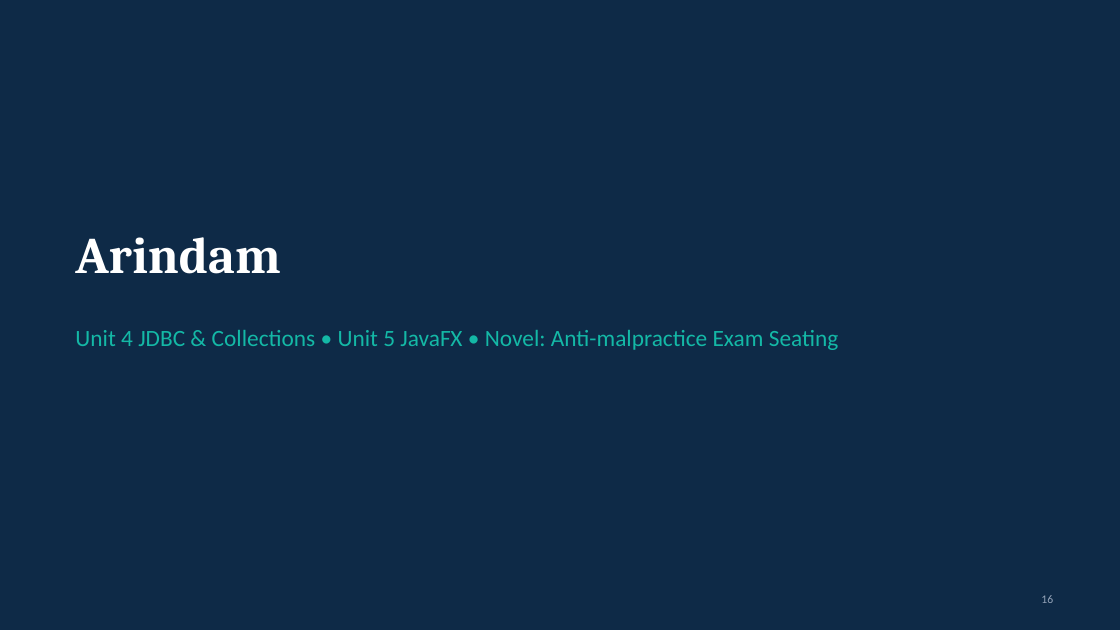
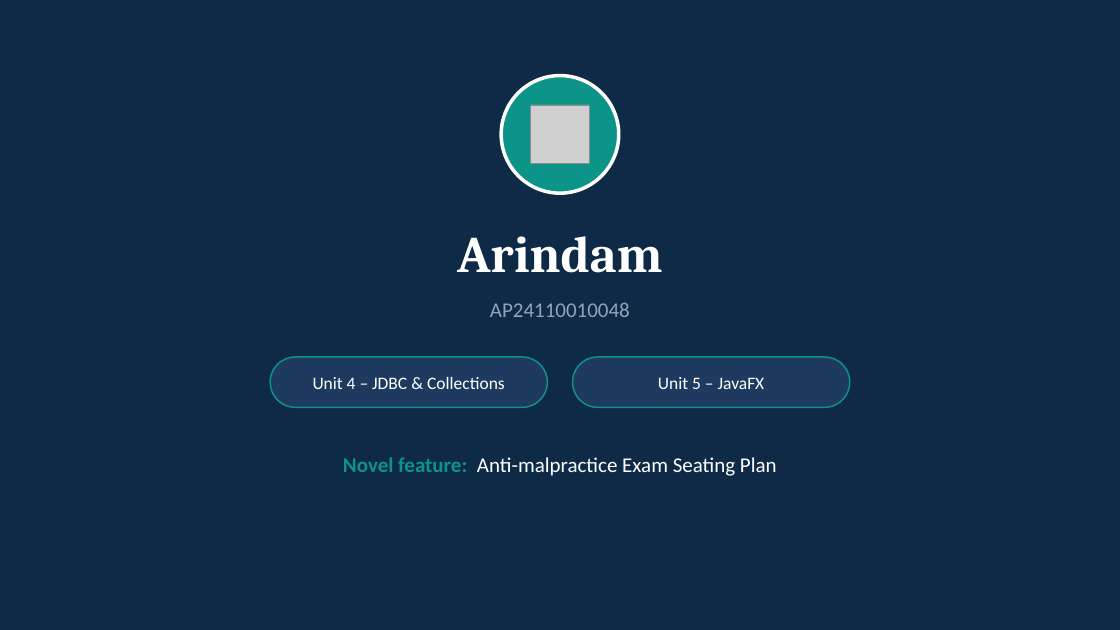
Before and after one commit to prit12075/student-management-system, a slide deck: slide 16 of docs/Apex_ERP_Presentation.pptx. Drawn at 1120x630 pixels with LibreOffice and Linux fonts; fonts in the diff are those of the drawing; grey boxes stand for pictures. Boxes give left, top, right and bottom in pixels: in the first picture for what was removed or moved away, otherwise in the second. Text is boxed around its words. In the diff, an @@ line names an element or a change of style, - is before the commit and + after.

```diff
--- a/docs/Apex_ERP_Presentation.pptx
+++ b/docs/Apex_ERP_Presentation.pptx
@@ ellipse added at (502,76,619,193), fill #0D9488, outline #FFFFFF 3 pt @@
@@ picture added at (531,105,590,164) @@
@@ text "Arindam": place and size @@
-text "Arindam" at (75,237,280,274)
+text "Arindam" at (457,236,662,273)
@@ text "Arindam" at (457,236,662,273): alignment left to centre; vertical alignment top to middle @@
@@ text added at (490,302,630,317), 18 pt, text #94A3B8 @@
+AP24110010048
@@ text removed at (75,330,839,350) @@
-Unit 4 JDBC & Collections • Unit 5 JavaFX • Novel: Anti-malpractice Exam Seating
@@ rounded rectangle added at (271,357,548,408), fill #1E3A5F, outline #0D9488 1.25 pt @@
@@ rounded rectangle added at (573,357,850,408), fill #1E3A5F, outline #0D9488 1.25 pt @@
@@ text added at (313,377,505,389), 15 pt, text #FFFFFF @@
+Unit 4 – JDBC & Collections
@@ text added at (658,377,765,389), 15 pt, text #FFFFFF @@
+Unit 5 – JavaFX
@@ text added at (343,457,777,476), 18 pt, text #FFFFFF @@
+Novel feature: Anti-malpractice Exam Seating Plan
@@ page number removed at (1041,595,1053,603) @@
-16
```
Also in this commit, not shown: 14 other slides changed, 6 slides added, 6 slides removed, 4 other files.
